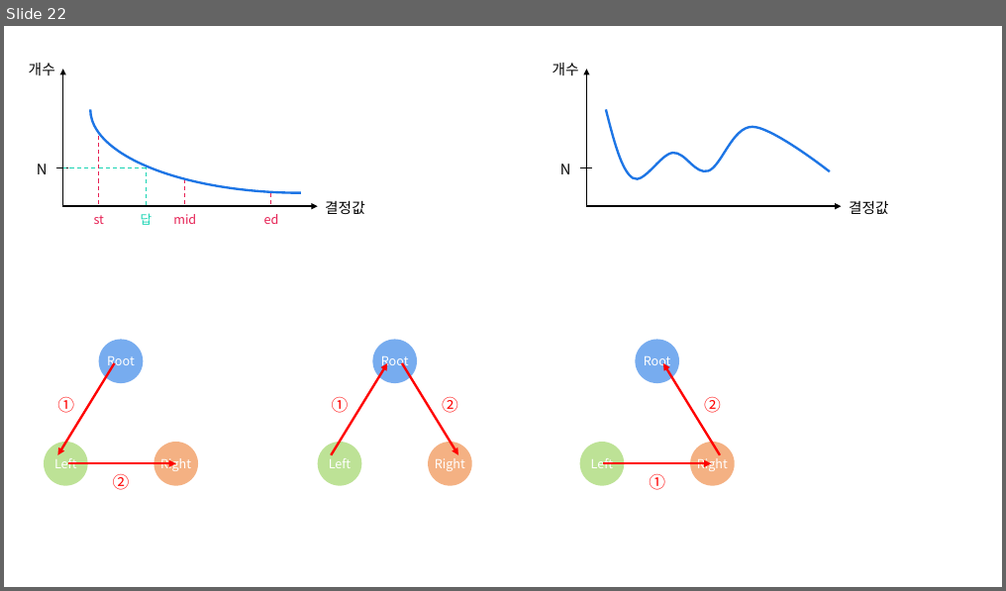
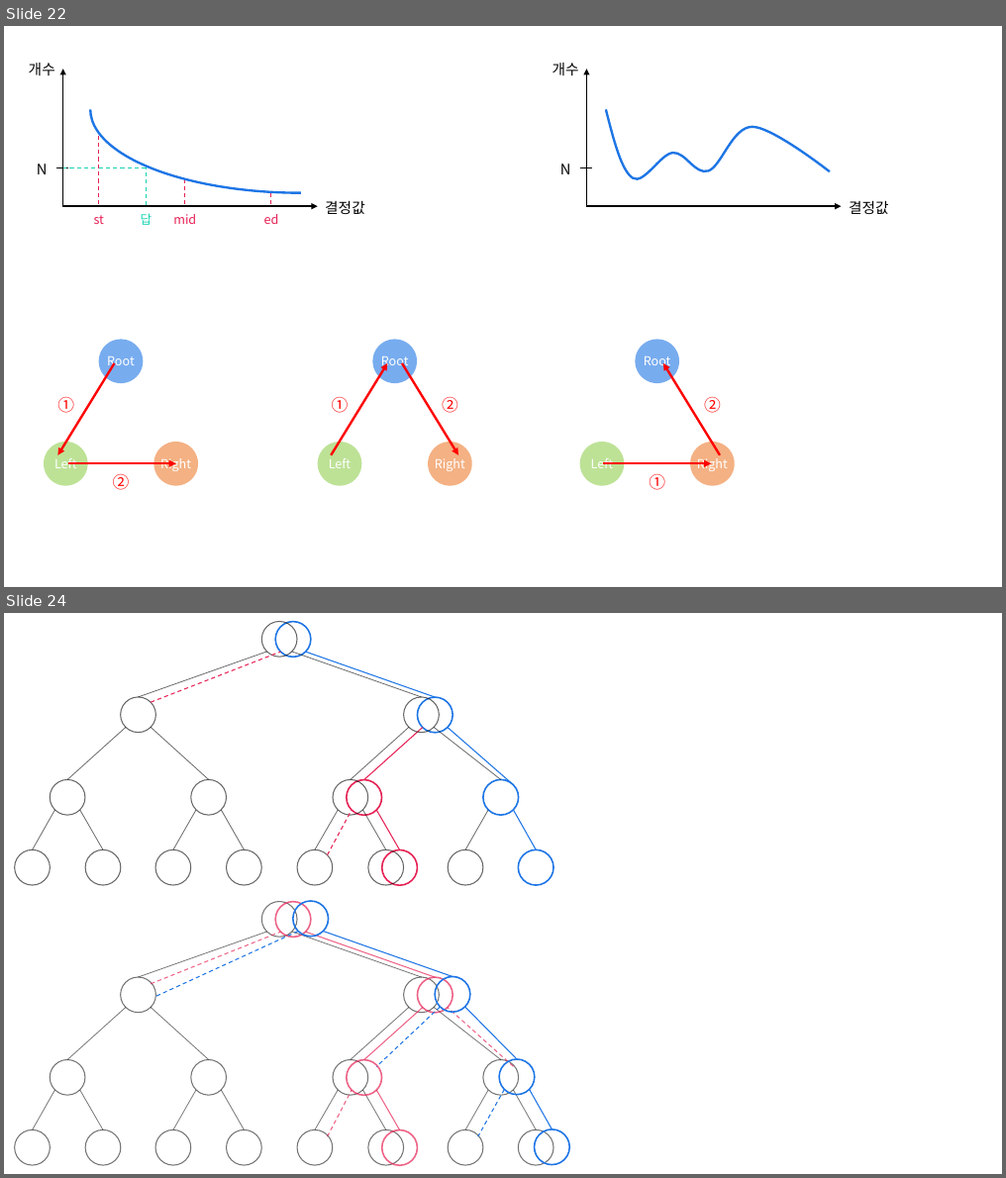
Before and after one commit to siwon-park/Algorithm-DataStructure, a slide deck: 99_PPT이미지/pptx.pptx. Shown one above the other, each under a label of ours: slide 22 before the commit, slides 22 and 24 after it; the slides between them are not shown. The pictures are 1006x591 and 1006x1178 pixels, drawn with LibreOffice and Linux fonts; fonts in the diff are those of the drawing. Boxes give left, top, right and bottom in pixels: in the first picture for what was removed or moved away, otherwise in the second. Text is boxed around its words. In the diff, an @@ line names an element or a change of style, - is before the commit and + after.

```diff
--- a/99_PPT이미지/pptx.pptx
+++ b/99_PPT이미지/pptx.pptx
@@ slide 24 added at [4,613,1002,1174], background #FFFFFF @@
@@ ellipse added at [275,621,311,657], outline #1D75E5 1.5 pt @@
@@ line added from (151, 702) to (281, 652), #E62154 1 pt dashed @@
@@ group added at [15,621,553,885]: 15 ellipses, 14 lines @@
@@ line added from (306, 652) to (436, 697), #1D75E5 1 pt @@
@@ ellipse added at [417,697,452,733], outline #1D75E5 1.5 pt @@
@@ line added from (423, 728) to (364, 780), #E62154 1 pt @@
@@ line added from (513, 785) to (448, 728), #1D75E5 1 pt @@
@@ ellipse added at [347,780,381,815], outline #E62154 1.5 pt @@
@@ line added from (328, 856) to (351, 810), #E62154 1 pt dashed @@
@@ line added from (377, 810) to (400, 851), #E62154 1 pt @@
@@ ellipse added at [382,851,417,885], outline #E62154 1.5 pt @@
@@ group added at [15,902,553,1165]: 15 ellipses, 14 lines @@
@@ group added at [151,902,513,1165]: 6 lines, 4 ellipses @@
@@ group added at [156,901,569,1164]: 6 lines, 4 ellipses @@
```
Also in this commit, not shown: 1 slide changed, 1 other slide added, 2 other files.
